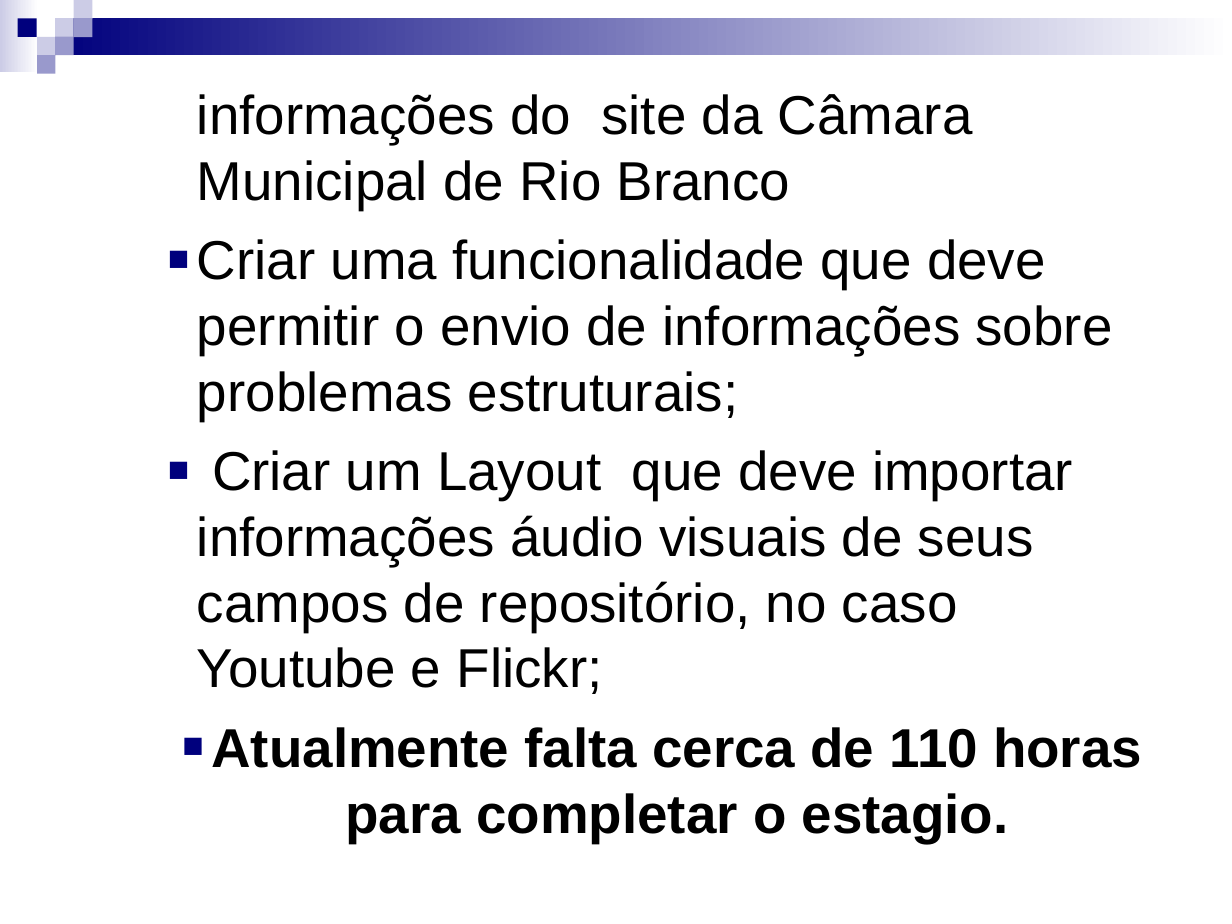
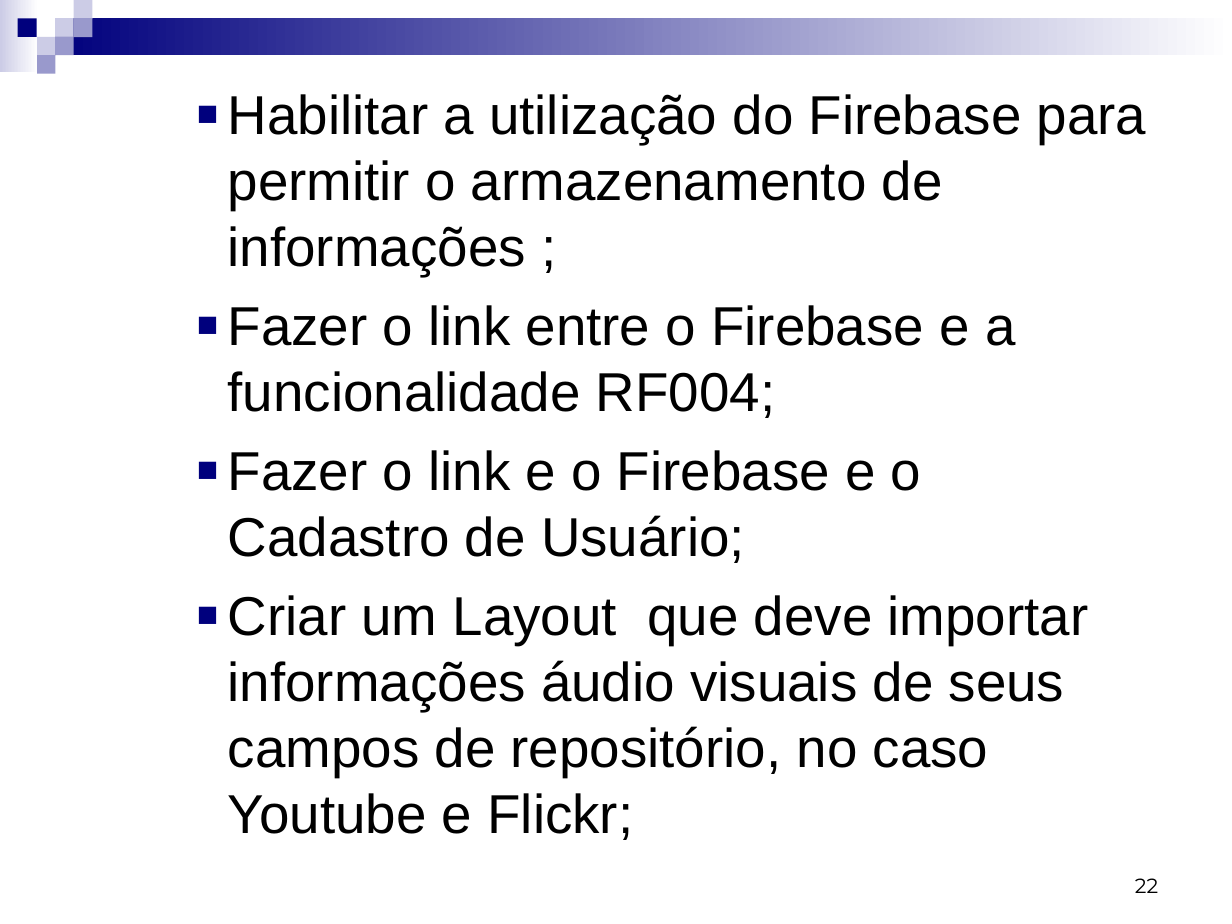
Before and after one commit to Gabrielfgrd/CamaraRB, a slide deck: slide 22 of Documentos/Documentos das aulas/Apresentação para o dia 10.ppt (slide 20 before the commit). Drawn at 1232x924 pixels with LibreOffice and Linux fonts; fonts in the diff are those of the drawing. Boxes give left, top, right and bottom in pixels: in the first picture for what was removed or moved away, otherwise in the second. Text is boxed around its words. In the diff, an @@ line names an element or a change of style, - is before the commit and + after.

Commit message:
Documentos
Documentos para conseguir fazer a part bibliografica do trabalho

```diff
--- a/Documentos/Documentos das aulas/Apresentação para o dia 10.ppt
+++ b/Documentos/Documentos das aulas/Apresentação para o dia 10.ppt
@@ text at <box>228,94,1147,563</box>: text changed @@
-    informações do site da Câmara Municipal de Rio Branco
-    ■ Criar uma funcionalidade que deve permitir o envio de informações sobre problemas estruturais;
+    ■ Habilitar a utilização do Firebase para permitir o armazenamento de informações ;
+    ■ Fazer o link entre o Firebase e a funcionalidade RF004;
+    ■ Fazer o link e o Firebase e o Cadastro de Usuário;
@@ text at <box>228,595,1089,840</box>: indent changed @@
@@ text at <box>211,727,1142,842</box>: paragraph removed @@
-    ■ Atualmente falta cerca de 110 horas para completar o estagio.
@@ page number added at <box>1135,878,1158,893</box>, 12 pt, text #000000 @@
+22
```
Also in this commit, not shown: 18 other slides changed, 3 slides added, 23 other files.
